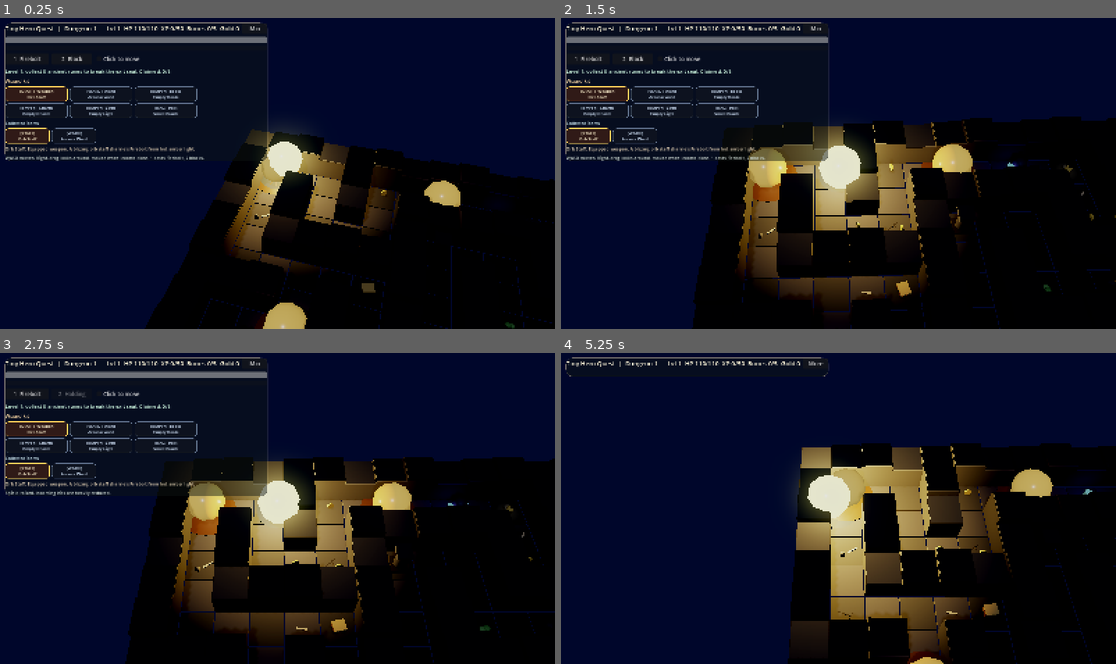
Above: before the commit, frames 1-4 (two rows, left to right).
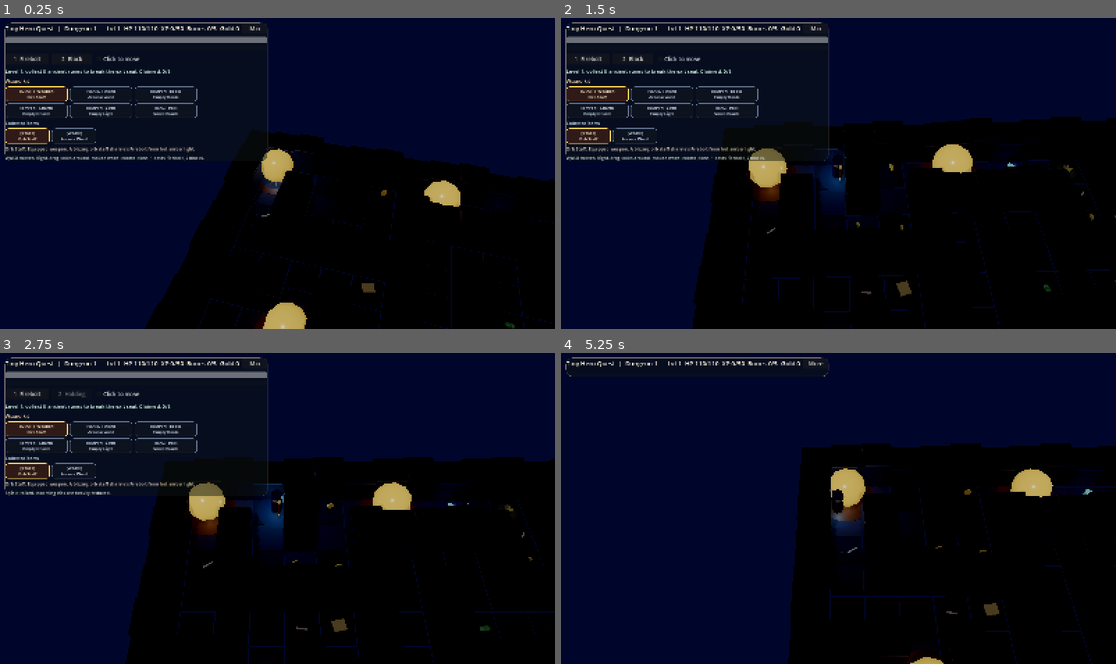
Above: after the commit, the same moments.

Repository: johnswaffles/my-backend-api
Game: Godot game, scene res://scenes/main_scene.tscn
Same seed, same stepped clock (60 frames per second), same inputs: the game is played once before the commit and once after it.
Inputs (mouse positions are in pixels of both pictures, inside the frame that each line leads up to):
- Up to frame 1 (0.25 s): no input
- Up to frame 2 (1.5 s): tap Enter at 0.5 s; move the mouse to (960, 157) at 0.52 s; hold D (move_right) 0.53-1.25 s; tap Q (drink_potion) at 0.6 s; click (960, 157) at 0.67 s; drag from (727, 189) to (810, 235) at 1.27 s
- Up to frame 3 (2.75 s): move the mouse to (333, 440) at 2.02 s; hold D (move_right) from 2.03 s (still down); tap 2 (shield_block) at 2.1 s
- Up to frame 4 (5.25 s): release D (move_right) at 2.75 s; drag from (810, 570) to (672, 461) at 2.77 s; move the mouse to (1005, 555) at 3.52 s; hold A (move_left) 3.53-4.25 s; tap Tab (toggle_hud) at 3.6 s; drag from (672, 461) to (755, 430) at 4.27 s; move the mouse to (866, 508) at 5.02 s; hold S (move_down) from 5.03 s (still down); tap J at 5.1 s; click (866, 508) at 5.17 s

The runs differ from the first frame. In frame 1, 5.2% of the frame differs, in the area x 39-73%, y 35-82%; in frame 2, 10%; in frame 3, 10%; in frame 4, 12%, in the area x 41-82%, y 29-100%.

Commit message:
Normalize Tiny Hero wizard staff

Diff:
--- a/rpg-adventure-godot/scripts/main.gd
+++ b/rpg-adventure-godot/scripts/main.gd
@@ -19,8 +19,10 @@
 const CAMERA_MAX_PITCH := -0.025
 const SWORD_SWING_DURATION := 0.28
 const SWORD_SWING_COOLDOWN := 0.55
-const SWORD_LIGHT_BASE_ENERGY := 76.0
-const SWORD_LIGHT_SWING_ENERGY := 210.0
+const STAFF_ORB_RADIUS := 0.095
+const VIEW_STAFF_ORB_RADIUS := 0.07
+const SWORD_LIGHT_BASE_ENERGY := 0.0
+const SWORD_LIGHT_SWING_ENERGY := 0.0
 const FIRE_BOLT_RANGE := 7.5
 const SHIELD_BLOCK_DURATION := 1.1
 const SHIELD_BLOCK_COOLDOWN := 1.8
@@ -344,7 +346,7 @@
 	view_sword_guard = _add_box(Vector3(0.42, -0.47, -0.54), Vector3(0.28, 0.05, 0.07), _mat("d59a42", 0.56, "ffc35a", 0.24), camera)
 	view_sword_guard.name = "Close Camera Staff Binding"
 	view_sword_guard.visible = false
-	view_staff_orb = _add_sphere(Vector3(0.42, -0.06, -1.2), 0.16, 0.16, _mat("ff7a2b", 0.18, "ffb13d", 5.0), camera)
+	view_staff_orb = _add_sphere(Vector3(0.42, -0.06, -1.2), VIEW_STAFF_ORB_RADIUS, VIEW_STAFF_ORB_RADIUS, _mat("f6c66e", 0.36, "ffd27a", 0.35), camera)
 	view_staff_orb.name = "Close Camera Staff Orb"
 	view_staff_orb.visible = false
 	view_sword_slash = _add_box(Vector3(0.08, -0.1, -1.2), Vector3(0.7, 0.07, 0.07), _mat("ff6a18", 0.18, "ffc15a", 3.4), camera)
@@ -493,7 +495,7 @@
 	hero_sword = _add_cylinder(Vector3(0.42, 0.83, -0.12), 0.045, 1.04, _mat("6a3f22", 0.72, "ff8f3b", 0.18), hero)
 	hero_sword.rotation_degrees.z = -8.0
 	_add_box(Vector3(0.42, 0.38, -0.12), Vector3(0.22, 0.07, 0.08), _mat("d4a94d", 0.68, "ffc45d", 0.18), hero)
-	staff_orb = _add_sphere(Vector3(0.42, 1.42, -0.12), 0.2, 0.2, _mat("ff7a2b", 0.18, "ffb13d", 5.4), hero)
+	staff_orb = _add_sphere(Vector3(0.42, 1.42, -0.12), STAFF_ORB_RADIUS, STAFF_ORB_RADIUS, _mat("f6c66e", 0.36, "ffd27a", 0.35), hero)
 	hero_shield = _add_box(Vector3(-0.34, 0.68, -0.28), Vector3(0.14, 0.58, 0.42), _mat("7f91ac", 0.56, "9ec5ff", 0.16), hero)
 	hero_shield.visible = false
 
@@ -510,8 +512,9 @@
 	sword_light.name = "Sword Glow"
 	sword_light.light_color = Color("ffb13d")
 	sword_light.light_energy = SWORD_LIGHT_BASE_ENERGY
-	sword_light.omni_range = 7.5
+	sword_light.omni_range = 0.1
 	sword_light.shadow_enabled = false
+	sword_light.visible = false
 	sword_light.position = Vector3(0.42, 1.42, -0.12)
 	hero.add_child(sword_light)
 
@@ -1057,11 +1060,11 @@
 			hero_sword.rotation_degrees.z = lerpf(hero_sword.rotation_degrees.z, -8.0, delta * 11.0)
 			hero_sword.scale = hero_sword.scale.lerp(Vector3.ONE, delta * 10.0)
 	if staff_orb:
-		var orb_pulse := 1.0 + sin(Time.get_ticks_msec() * 0.01) * 0.08
+		var orb_pulse := 1.0 + sin(Time.get_ticks_msec() * 0.01) * 0.025
 		if swing_active:
-			orb_pulse += sin(swing_t * PI) * 0.55
+			orb_pulse += sin(swing_t * PI) * 0.08
 		staff_orb.position = hero_sword.position + Vector3(0.0, 0.59, 0.0) if hero_sword else Vector3(0.42, 1.42, -0.12)
-		staff_orb.scale = Vector3.ONE * orb_pulse
+		staff_orb.scale = Vector3.ONE * (STAFF_ORB_RADIUS * orb_pulse)
 	_update_view_sword_visuals(delta, swing_t, swing_active)
 	_update_fire_bolt_visuals(swing_t, swing_active)
 	if hero_shield:
@@ -1075,8 +1078,9 @@
 		hero_light.light_energy = 1.18 if shield_block_timer > 0.0 else 0.92
 		hero_light.omni_range = 5.7 if shield_block_timer > 0.0 else 5.25
 	if sword_light:
+		sword_light.visible = false
 		sword_light.light_energy = SWORD_LIGHT_SWING_ENERGY if swing_active else SWORD_LIGHT_BASE_ENERGY
-		sword_light.omni_range = 9.2 if swing_active else 7.5
+		sword_light.omni_range = 0.1
 		sword_light.position = staff_orb.position if staff_orb else Vector3(0.42, 1.42, -0.12)
 
 
@@ -1100,7 +1104,7 @@
 		view_sword_guard.rotation_degrees = view_sword.rotation_degrees + Vector3(0.0, 0.0, 90.0)
 		view_sword_guard.scale = Vector3.ONE * close_alpha
 		view_staff_orb.position = view_sword.position + Vector3(0.0, 0.38, -0.34)
-		view_staff_orb.scale = Vector3.ONE * ((0.82 + arc * 0.9) * close_alpha)
+		view_staff_orb.scale = Vector3.ONE * (VIEW_STAFF_ORB_RADIUS * (1.0 + arc * 0.25) * close_alpha)
 		view_sword_slash.position = Vector3(0.08, lerpf(-0.12, -0.2, swing_t), lerpf(-1.05, -1.75, swing_t))
 		view_sword_slash.rotation_degrees = Vector3(0.0, 0.0, lerpf(8.0, -8.0, swing_t))
 		view_sword_slash.scale = Vector3(1.0 + swing_t * 1.35, close_alpha * (0.5 + arc), close_alpha * (0.5 + arc))
@@ -1113,7 +1117,7 @@
 		view_sword_guard.rotation_degrees = view_sword.rotation_degrees + Vector3(0.0, 0.0, 90.0)
 		view_sword_guard.scale = Vector3.ONE * close_alpha
 		view_staff_orb.position = view_sword.position + Vector3(0.0, 0.38, -0.34)
-		view_staff_orb.scale = view_staff_orb.scale.lerp(Vector3.ONE * (0.72 * close_alpha), delta * 9.0)
+		view_staff_orb.scale = view_staff_orb.scale.lerp(Vector3.ONE * (VIEW_STAFF_ORB_RADIUS * close_alpha), delta * 9.0)
 
 
 func _update_fire_bolt_visuals(swing_t: float, swing_active: bool) -> void:
@@ -1133,7 +1137,7 @@
 	if beam_mid.distance_to(bolt_head) > 0.01:
 		fire_bolt_beam.look_at(bolt_head, Vector3.UP)
 	fire_bolt_tip.position = bolt_head
-	fire_bolt_tip.scale = Vector3.ONE * (1.0 + sin(swing_t * PI) * 0.72)
+	fire_bolt_tip.scale = Vector3.ONE * (0.22 * (1.0 + sin(swing_t * PI) * 0.32))
 	fire_bolt_light.position = bolt_head
 
 
Not shown, changed: public/tiny-hero-quest/index.html
Not shown, changed: public/tiny-hero-quest/index.pck
